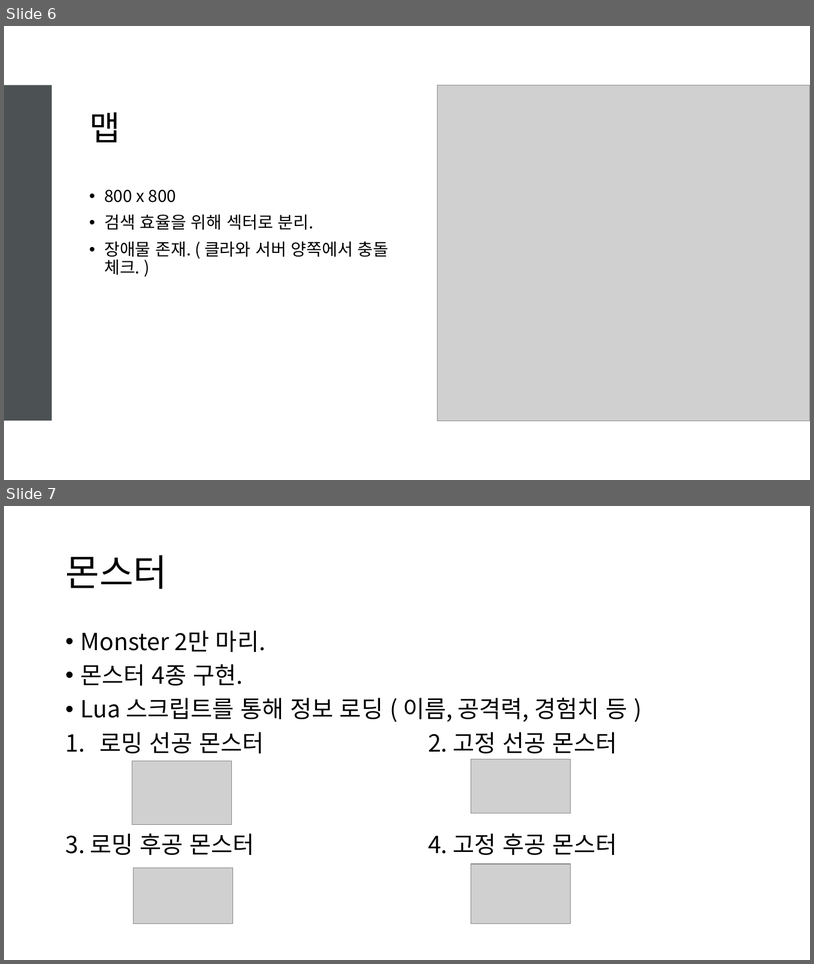
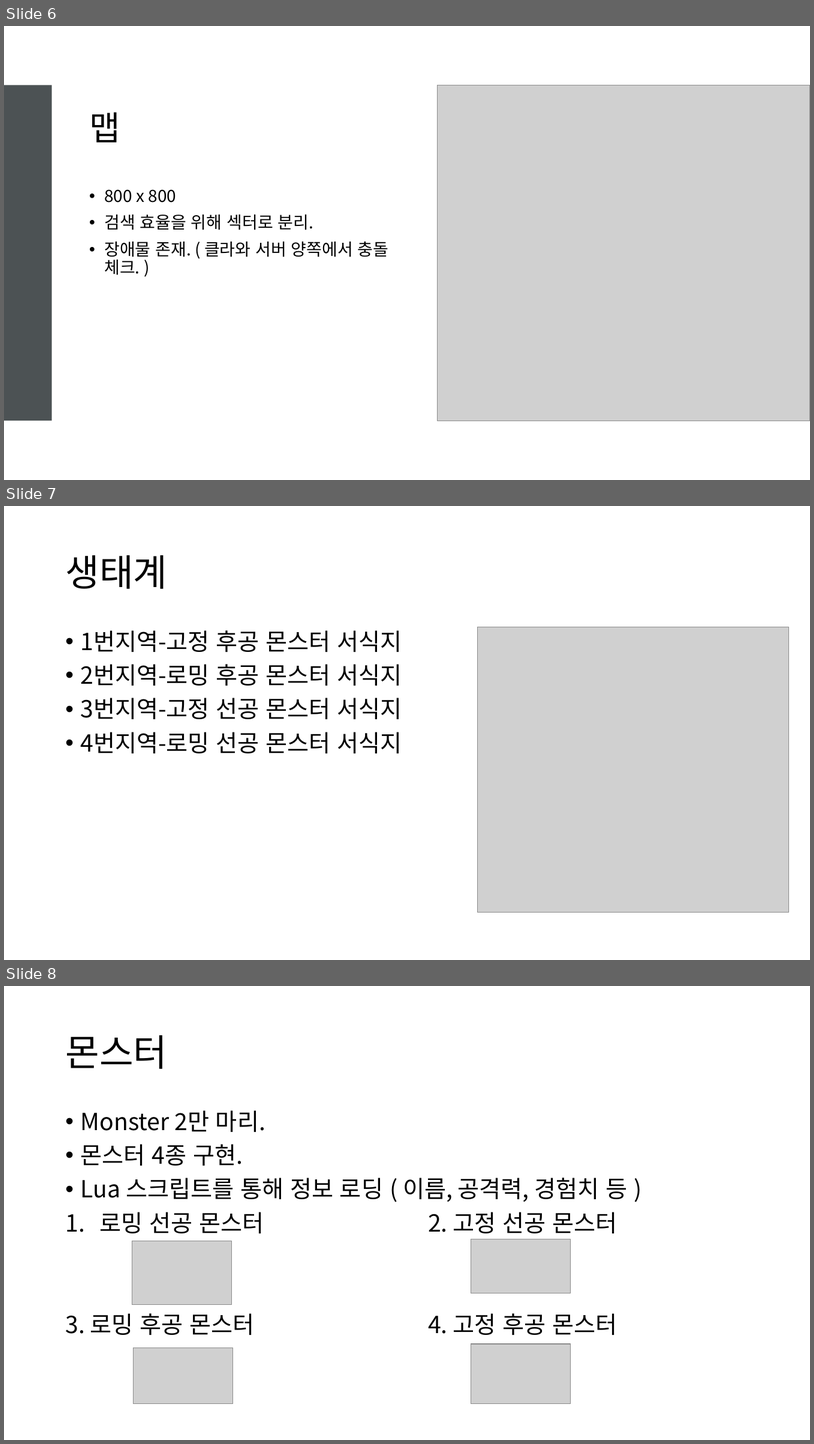
Before and after one commit to HasIndex/unity_termproject, a slide deck: 2016184041 프로젝트 설명서.pptx. Shown one above the other, each under a label of ours: slides 6 and 7 before the commit, slides 6, 7 and 8 after it. The pictures are 814x964 and 814x1444 pixels, drawn with LibreOffice and Linux fonts; fonts in the diff are those of the drawing; grey boxes stand for pictures. Boxes give left, top, right and bottom in pixels: in the first picture for what was removed or moved away, otherwise in the second. Text is boxed around its words. In the diff, an @@ line names an element or a change of style, - is before the commit and + after.

```diff
--- a/2016184041 프로젝트 설명서.pptx
+++ b/2016184041 프로젝트 설명서.pptx
@@ slide 7 added at bbox=[4, 506, 810, 960], background #FFFFFF @@
@@ title added at bbox=[65, 555, 167, 589], 44 pt, text #000000 @@
+생태계
@@ text added at bbox=[81, 630, 402, 753], 28 pt, text #000000 @@
+• 1번지역-고정 후공 몬스터 서식지
+• 2번지역-로밍 후공 몬스터 서식지
+• 3번지역-고정 선공 몬스터 서식지
+• 4번지역-로밍 선공 몬스터 서식지
@@ picture added at bbox=[478, 627, 789, 912] @@
@@ what was slide 7 is now slide 8 @@
```
Also in this commit, not shown: 1 other file.
